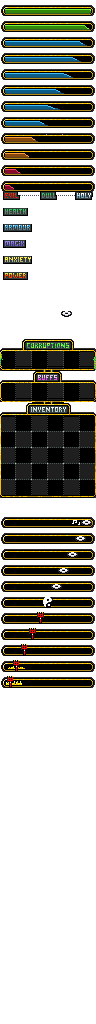
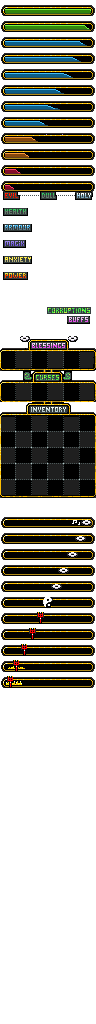
Revision of a layered 96 x 1024 image; what changed, layer by layer:
painted on "Background" over box(0, 307, 96, 399)
